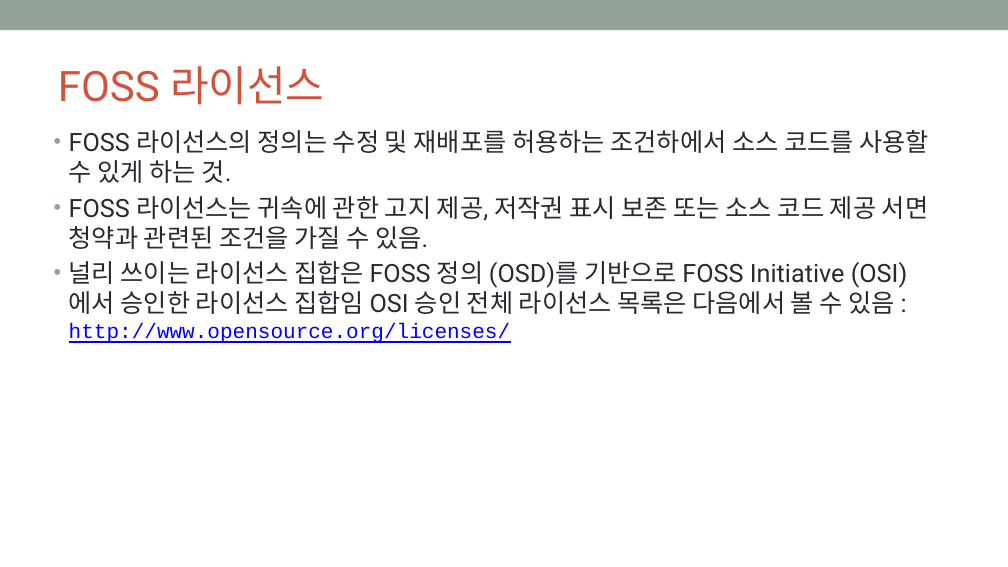
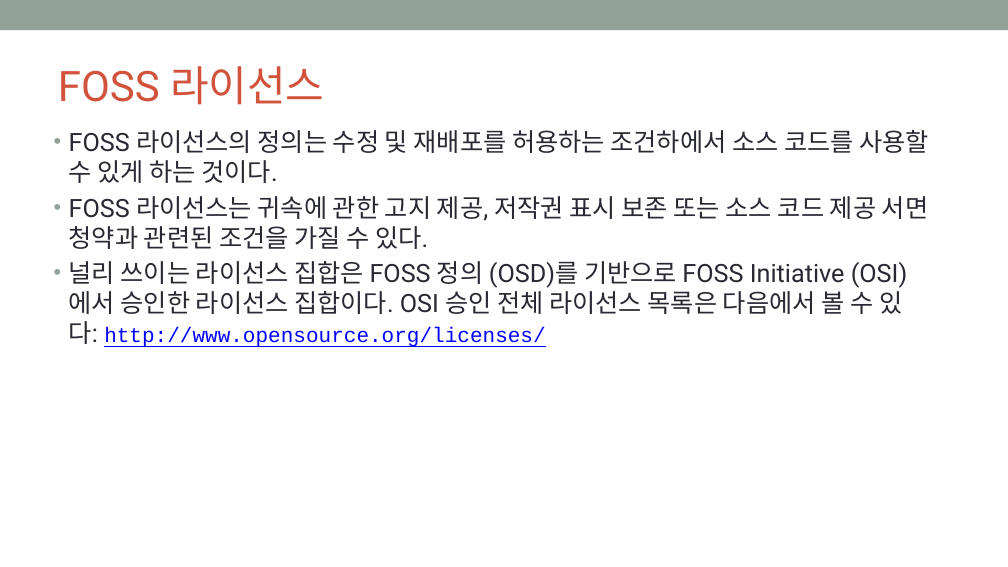
Before and after one commit to OpenChain-KWG/Curriculum-Translation-KR, a slide deck: slide 13 of target/slides/openchain-curriculum-for-1-1.pptx. Drawn at 1008x567 pixels with LibreOffice and Linux fonts; fonts in the diff are those of the drawing; background and template pictures are left out. Boxes give left, top, right and bottom in pixels: in the first picture for what was removed or moved away, otherwise in the second. Text is boxed around its words. In the diff, an @@ line names an element or a change of style, - is before the commit and + after.

```diff
--- a/target/slides/openchain-curriculum-for-1-1.pptx
+++ b/target/slides/openchain-curriculum-for-1-1.pptx
@@ text at bbox=[69, 130, 929, 347]: text changed @@
-• FOSS 라이선스의 정의는 수정 및 재배포를 허용하는 조건하에서 소스 코드를 사용할 수 있게 하는 것.
-• FOSS 라이선스는 귀속에 관한 고지 제공, 저작권 표시 보존 또는 소스 코드 제공 서면 청약과 관련된 조건을 가질 수 있음.
-• 널리 쓰이는 라이선스 집합은 FOSS 정의 (OSD)를 기반으로 FOSS Initiative (OSI)에서 승인한 라이선스 집합임 OSI 승인 전체 라이선스 목록은 다음에서 볼 수 있음 : http://www.opensource.org/licenses/
+• FOSS 라이선스의 정의는 수정 및 재배포를 허용하는 조건하에서 소스 코드를 사용할 수 있게 하는 것이다.
+• FOSS 라이선스는 귀속에 관한 고지 제공, 저작권 표시 보존 또는 소스 코드 제공 서면 청약과 관련된 조건을 가질 수 있다.
+• 널리 쓰이는 라이선스 집합은 FOSS 정의 (OSD)를 기반으로 FOSS Initiative (OSI)에서 승인한 라이선스 집합이다. OSI 승인 전체 라이선스 목록은 다음에서 볼 수 있다: http://www.opensource.org/licenses/
```
Also in this commit, not shown: 35 other slides changed, 7 other files.
